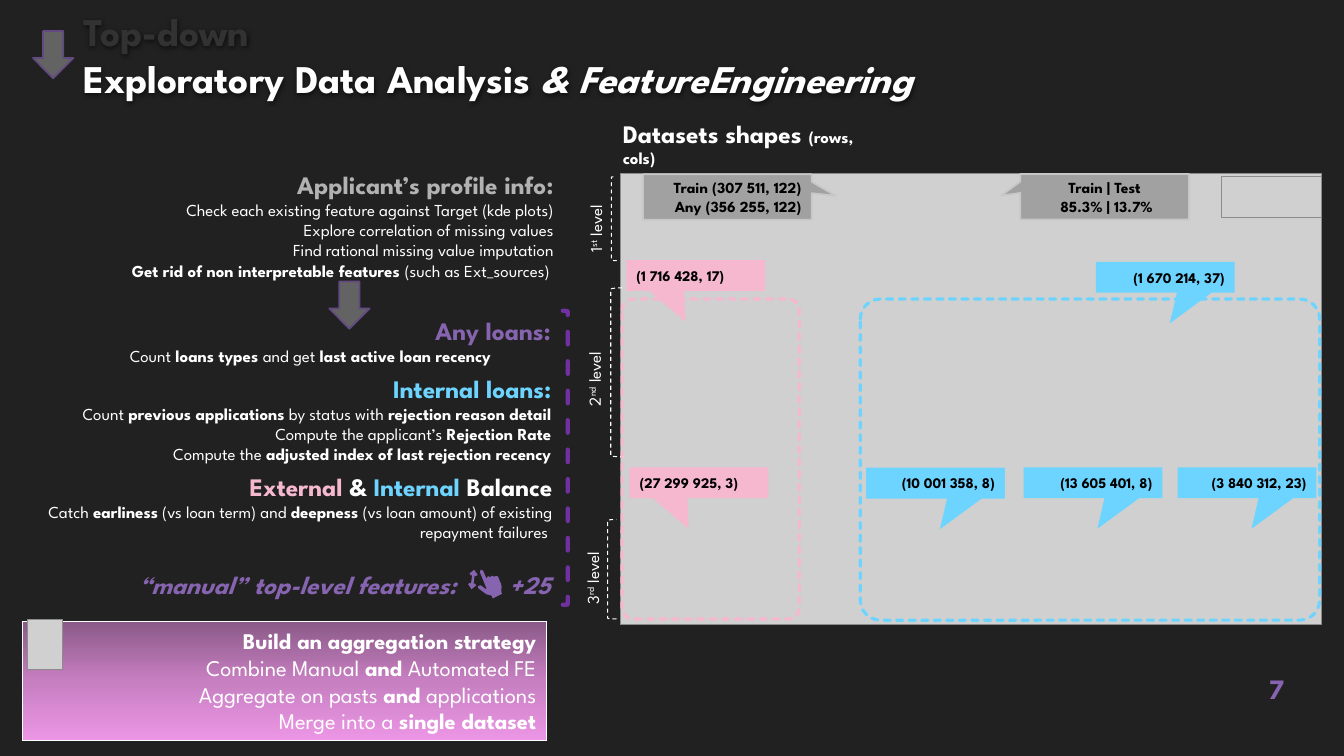
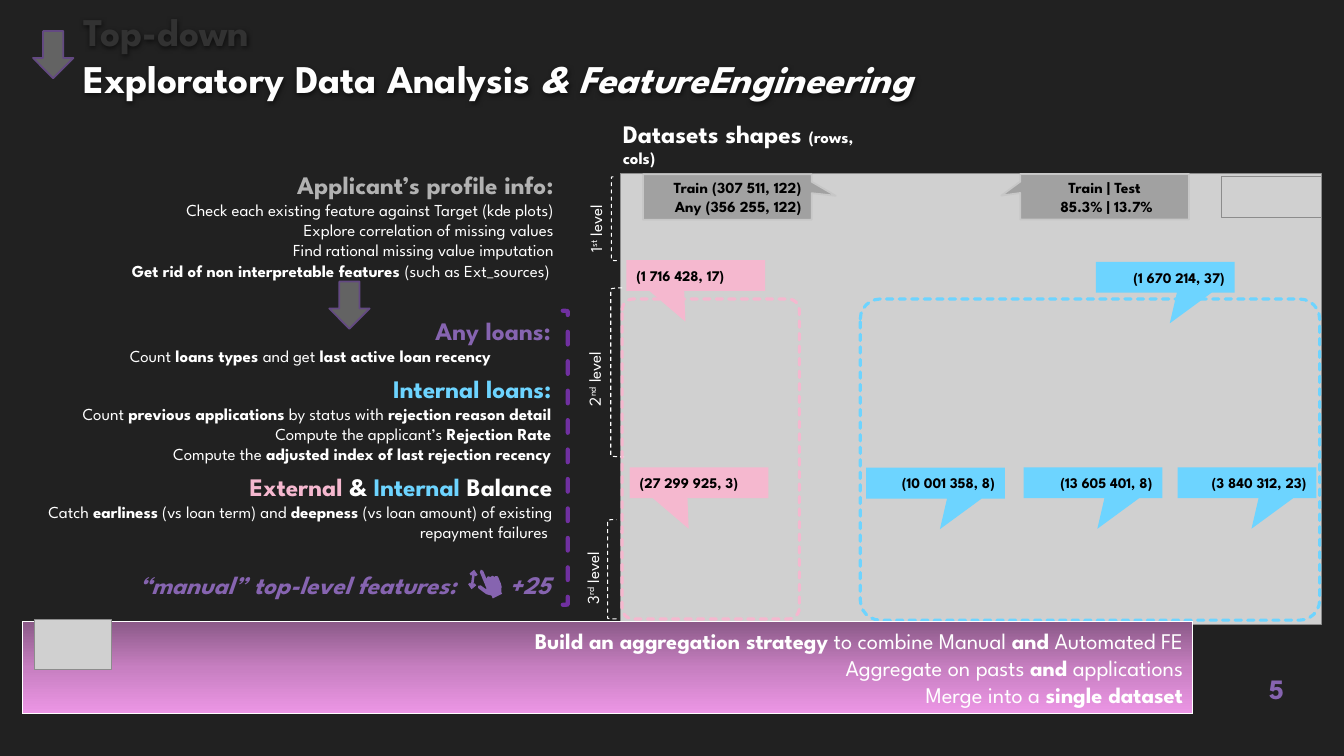
Before and after one commit to EtienneLardeur/P7_Scoring, a slide deck: slide 5 of P7_Support.pptx (slide 7 before the commit). Drawn at 1344x756 pixels with LibreOffice and Linux fonts; fonts in the diff are those of the drawing; grey boxes stand for pictures; background and template pictures are left out. Boxes give left, top, right and bottom in pixels: in the first picture for what was removed or moved away, otherwise in the second. Text is boxed around its words. In the diff, an @@ line names an element or a change of style, - is before the commit and + after.

```diff
--- a/P7_Support.pptx
+++ b/P7_Support.pptx
@@ rectangle "Build an aggregation strategy to ...": place and size @@
-rectangle "Build an aggregation strategy to ..." at (22,622,546,741)
+rectangle "Build an aggregation strategy to ..." at (22,622,1193,714)
@@ picture: place and size @@
-picture at (28,620,63,669)
+picture at (34,620,111,669)
@@ text in rectangle at (535,633,1183,654): text changed @@
-Build an aggregation strategy
-Combine Manual and Automated FE
+Build an aggregation strategy to combine Manual and Automated FE
@@ page number at (1269,680,1284,699): text changed @@
-7
+5
```
Also in this commit, not shown: 12 other slides changed, 9 slides added, 12 slides removed.
